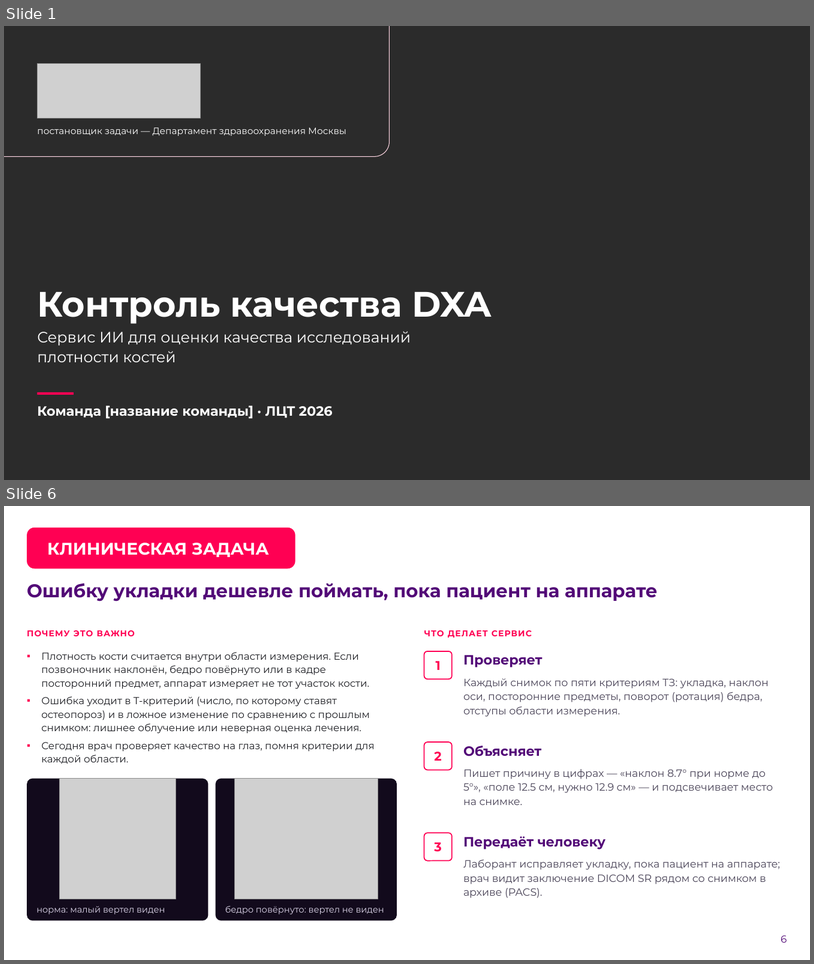
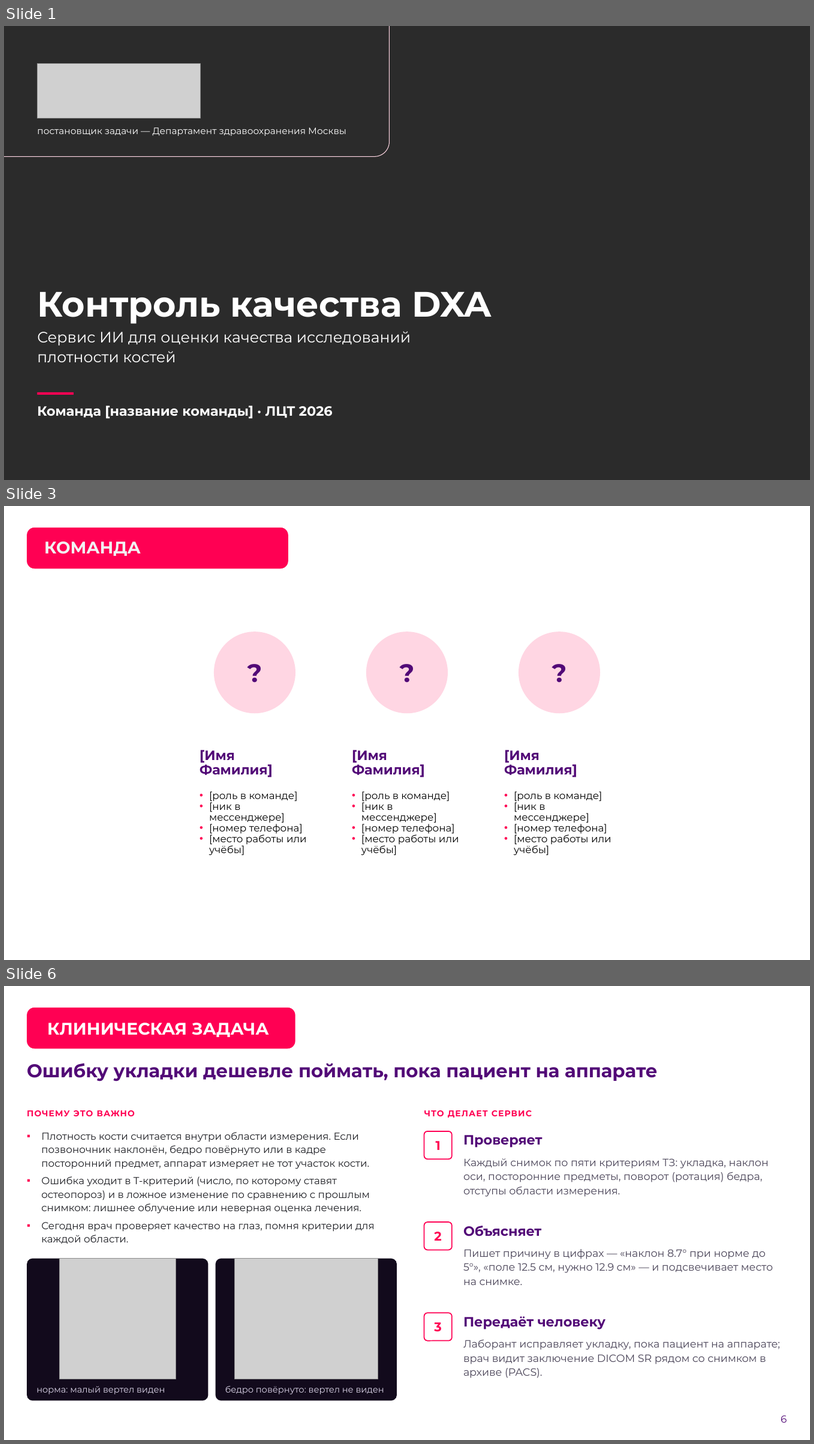
Before and after one commit to theorcos239/LCT_2026, a slide deck: docs/presentation/DXA_QC_pitch.pptx. Shown one above the other, each under a label of ours: slides 1 and 6 before the commit, slides 1, 3 and 6 after it; the slides between them are not shown. The pictures are 814x964 and 814x1444 pixels, drawn with LibreOffice and Linux fonts; fonts in the diff are those of the drawing; grey boxes stand for pictures; background and template pictures are left out; a plain dark background stands for a picture behind light text. Boxes give left, top, right and bottom in pixels: in the first picture for what was removed or moved away, otherwise in the second. Text is boxed around its words. In the diff, an @@ line names an element or a change of style, - is before the commit and + after.

```diff
--- a/docs/presentation/DXA_QC_pitch.pptx
+++ b/docs/presentation/DXA_QC_pitch.pptx
@@ slide 3 added at (x1=4, y1=506, x2=810, y2=960), background picture (left out) @@
@@ rounded rectangle added at (x1=27, y1=527, x2=288, y2=568), fill #FF0053 @@
@@ title added at (x1=44, y1=541, x2=141, y2=556), 20 pt, text #F2F2F2, bold @@
+КОМАНДА
@@ rounded rectangle added at (x1=182, y1=606, x2=327, y2=927), fill #FFFFFF @@
@@ rounded rectangle added at (x1=488, y1=606, x2=633, y2=927), fill #FFFFFF @@
@@ ellipse added at (x1=214, y1=632, x2=296, y2=714), fill #FFD6E3, 30 pt, text #520977, bold @@
+?
@@ ellipse added at (x1=366, y1=632, x2=448, y2=714), fill #FFD6E3, 30 pt, text #520977, bold @@
+?
@@ ellipse added at (x1=519, y1=632, x2=600, y2=714), fill #FFD6E3, 30 pt, text #520977, bold @@
+?
@@ text added at (x1=200, y1=750, x2=273, y2=777), 16 pt, text #520977, bold @@
+[Имя Фамилия]
@@ text added at (x1=352, y1=750, x2=425, y2=777), 16 pt, text #520977, bold @@
+[Имя Фамилия]
@@ text added at (x1=504, y1=750, x2=578, y2=777), 16 pt, text #520977, bold @@
+[Имя Фамилия]
@@ text added at (x1=209, y1=791, x2=307, y2=855), 12 pt, text #000000 @@
+• [роль в команде]
+• [ник в мессенджере]
+• [номер телефона]
+• [место работы или учёбы]
@@ text added at (x1=362, y1=791, x2=459, y2=855), 12 pt, text #000000 @@
+• [роль в команде]
+• [ник в мессенджере]
+• [номер телефона]
+• [место работы или учёбы]
@@ text added at (x1=514, y1=791, x2=612, y2=855), 12 pt, text #000000 @@
+• [роль в команде]
+• [ник в мессенджере]
+• [номер телефона]
+• [место работы или учёбы]
@@ page number added at (x1=759, y1=927, x2=796, y2=951), 12 pt, text #FFFFFF @@
+3
```
Also in this commit, not shown: 11 slides changed, 1 slide removed, 12 other files.
